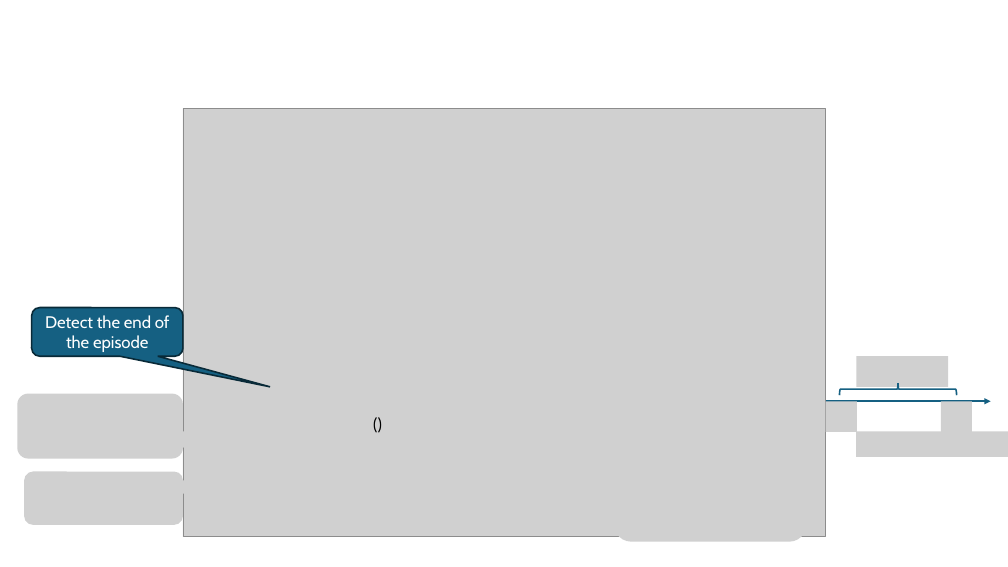
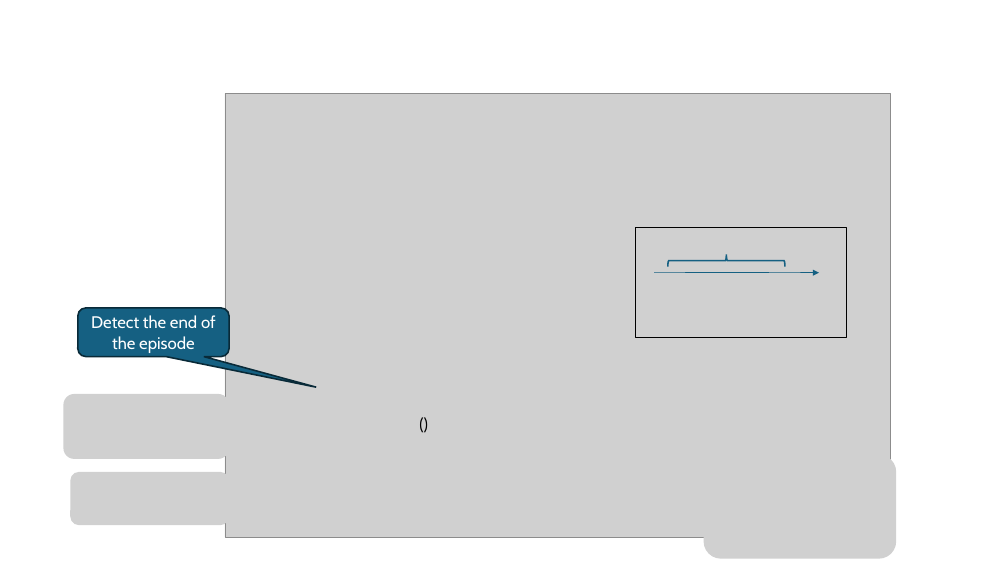
Before and after one commit to mhahsler/Introduction_to_Reinforcement_Learning, a slide deck: slide 8 of slides/Lecture_Chapter07.pptx. Drawn at 1008x567 pixels with LibreOffice and Linux fonts; fonts in the diff are those of the drawing; grey boxes stand for pictures. Boxes give left, top, right and bottom in pixels: in the first picture for what was removed or moved away, otherwise in the second. Text is boxed around its words. In the diff, an @@ line names an element or a change of style, - is before the commit and + after.

```diff
--- a/slides/Lecture_Chapter07.pptx
+++ b/slides/Lecture_Chapter07.pptx
@@ picture: place and size @@
-picture at [183,108,825,537]
+picture at [225,93,891,537]
@@ rectangle added at [636,228,846,337], outline #000000 0.75 pt @@
@@ 3 pictures, 1 arrow, 1 right brace: place and size @@
-3 pictures, 1 arrow, 1 right brace at [826,356,991,432]
+3 pictures, 1 arrow, 1 right brace at [654,228,819,303]
@@ picture: place and size @@
-picture at [857,432,1008,457]
+picture at [684,302,849,328]
@@ 2 pictures, 1 rounded speech box, 1 text: place and size @@
-2 pictures, 1 rounded speech box, 1 text at [17,308,669,526]
+2 pictures, 1 rounded speech box, 1 text at [64,308,715,526]
@@ picture: place and size @@
-picture at [614,438,807,542]
+picture at [704,454,897,559]
```
Also in this commit, not shown: 1 other slide changed, 1 slide added, 1 slide removed, 4 other files.
